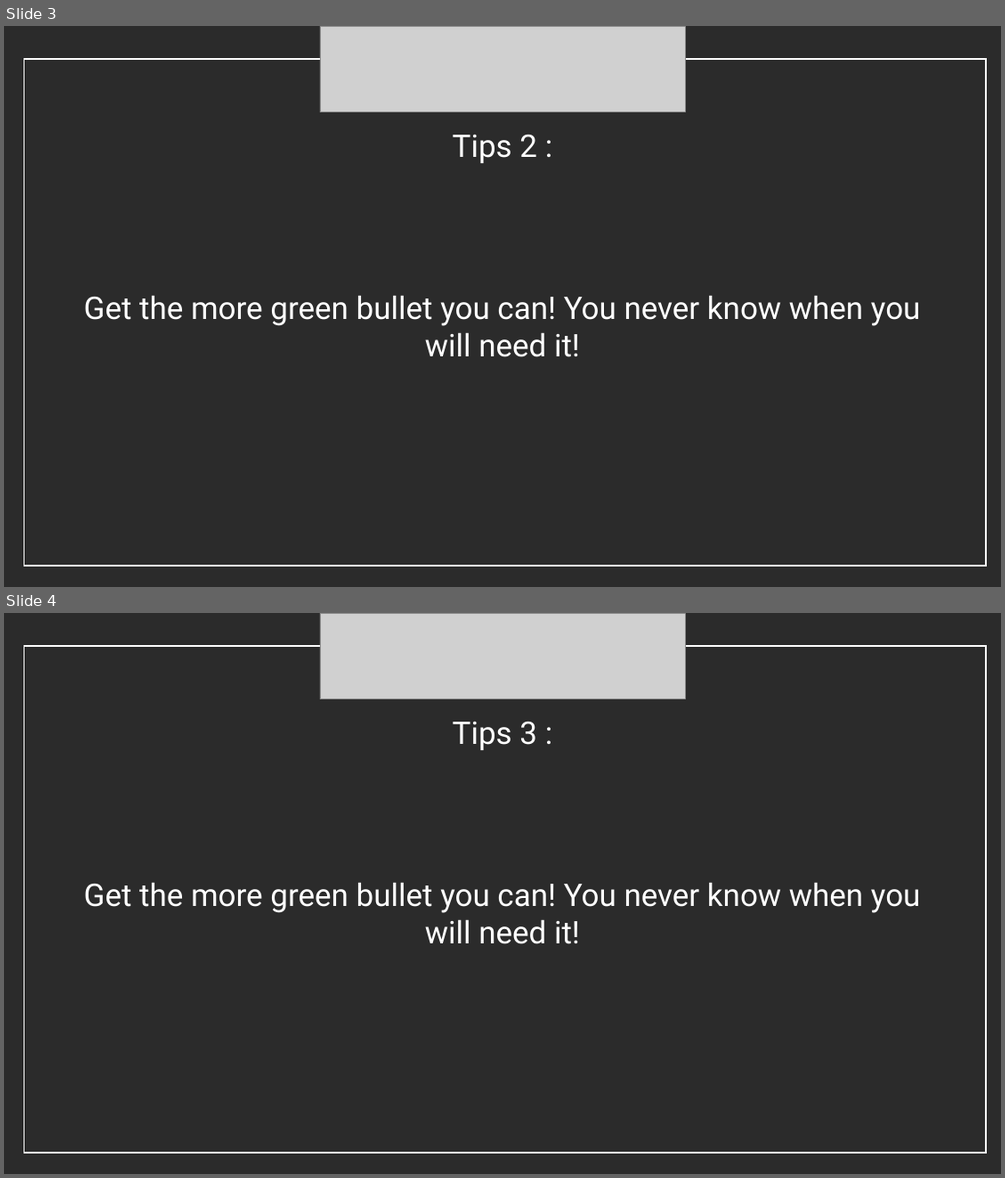
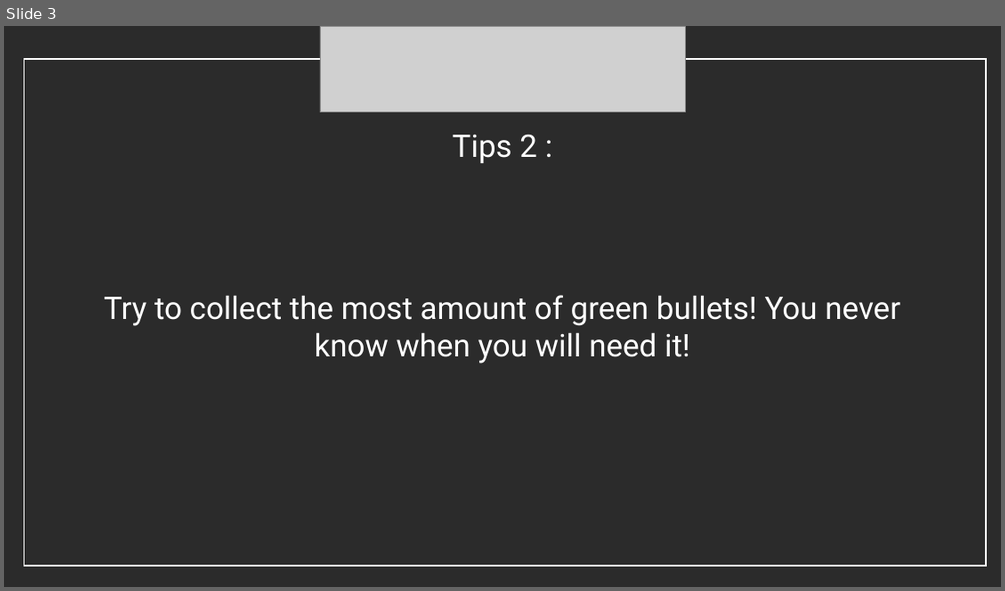
Before and after one commit to alexispros2008-lang/Projet-de-programmation-orient-e-objet, a slide deck: images/drawingTheTutorial.pptx. Shown one above the other, each under a label of ours: slides 3 and 4 before the commit, slide 3 after it. The pictures are 1005x1178 and 1005x591 pixels, drawn with LibreOffice and Linux fonts; fonts in the diff are those of the drawing; grey boxes stand for pictures; background and template pictures are left out; a plain dark background stands for a picture behind light text. Boxes give left, top, right and bottom in pixels: in the first picture for what was removed or moved away, otherwise in the second. Text is boxed around its words. In the diff, an @@ line names an element or a change of style, - is before the commit and + after.

```diff
--- a/images/drawingTheTutorial.pptx
+++ b/images/drawingTheTutorial.pptx
@@ slide 4 removed at [4,613,1001,1174], background picture (left out) @@
@@ picture removed at [320,613,685,699] @@
@@ rectangle removed at [24,646,986,1152] @@
@@ text removed at [453,722,537,750] @@
-Tips 3 :
@@ text removed at [84,882,921,944] @@
-Get the more green bullet you can! You never know when you will need it!
@@ slide 3 changed as well @@
@@ text at [104,295,900,363]: text changed @@
-Get the more green bullet you can! You never know when you will need it!
+Try to collect the most amount of green bullets! You never know when you will need it!
```
Also in this commit, not shown: 2 other slides changed, 1 other file.
